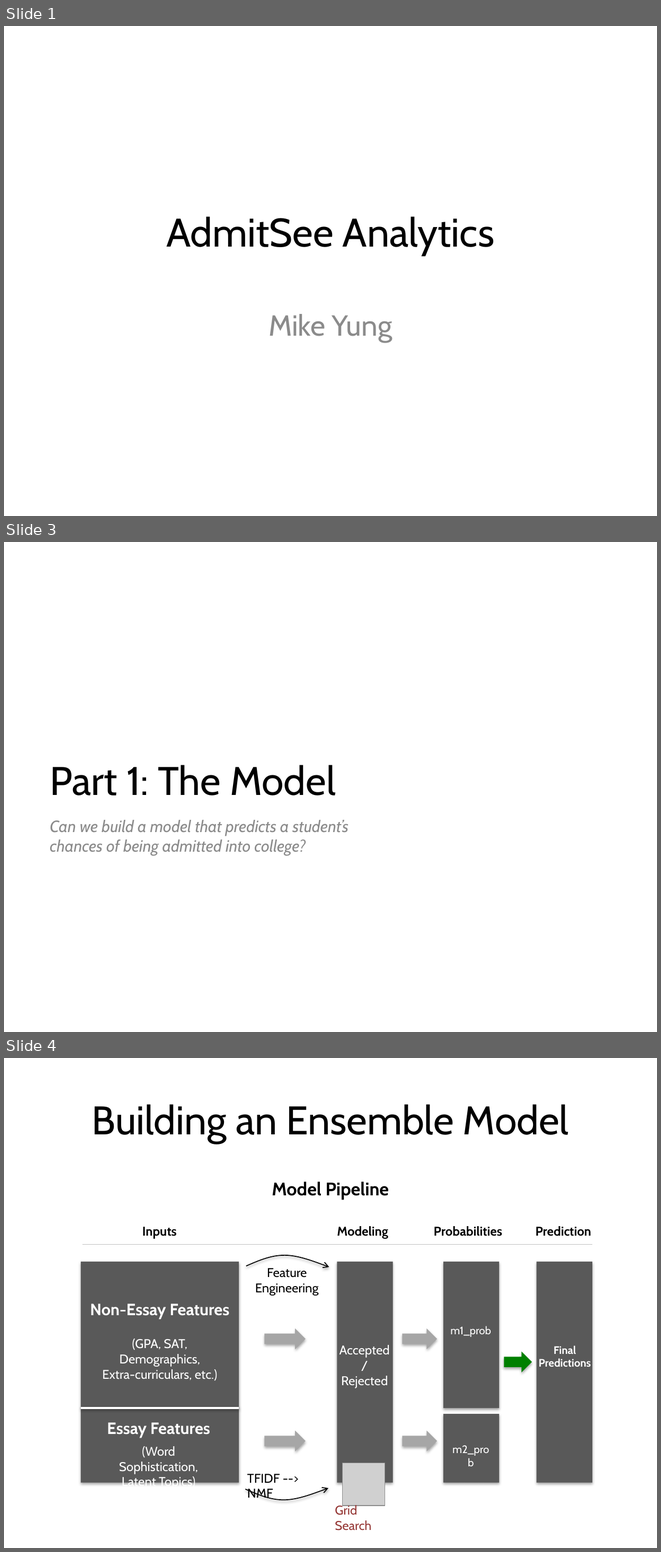
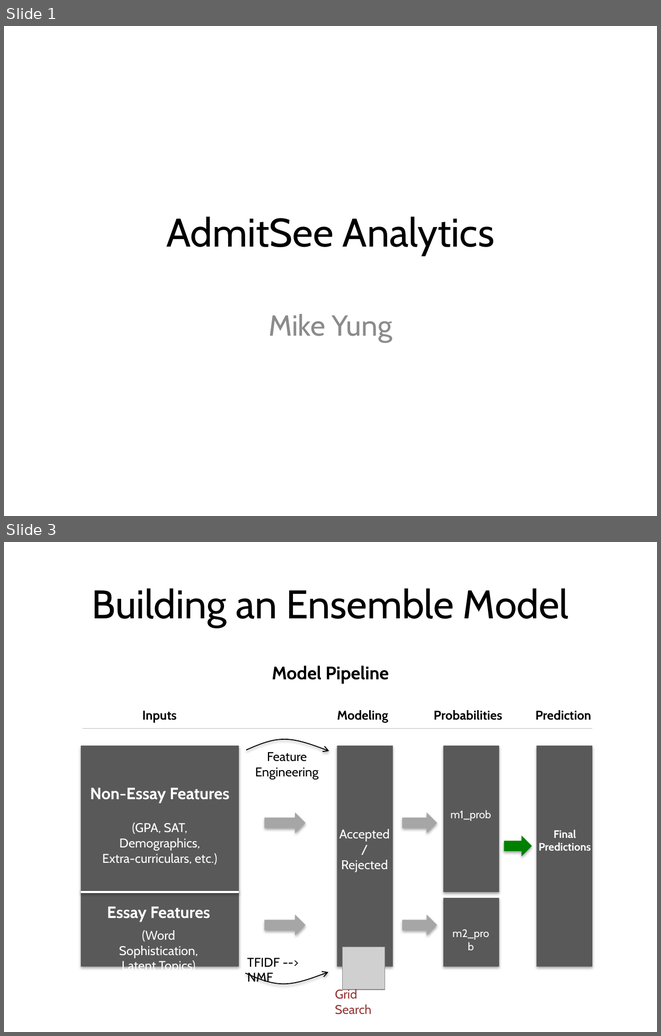
Before and after one commit to yungmsh/mining_the_common_app, a slide deck: presentation/MikeYung_Presentation_v1.pptx. Shown one above the other, each under a label of ours: slides 1, 3 and 4 before the commit, slides 1 and 3 after it; the slides between them are not shown. The pictures are 661x1552 and 661x1036 pixels, drawn with LibreOffice and Linux fonts; fonts in the diff are those of the drawing; grey boxes stand for pictures; background and template pictures are left out. Boxes give left, top, right and bottom in pixels: in the first picture for what was removed or moved away, otherwise in the second. Text is boxed around its words. In the diff, an @@ line names an element or a change of style, - is before the commit and + after.

```diff
--- a/presentation/MikeYung_Presentation_v1.pptx
+++ b/presentation/MikeYung_Presentation_v1.pptx
@@ slide 3 removed at [4,542,657,1032], background picture (left out) @@
@@ title removed at [50,765,336,795] @@
-Part 1: The Model
@@ subtitle removed at [50,820,348,855] @@
-  Can we build a model that predicts a student’s chances of being admitted into college?
@@ what was slide 4 is now slide 3 @@
```
Also in this commit, not shown: 4 slides changed, 1 other slide removed, 2 other files.
